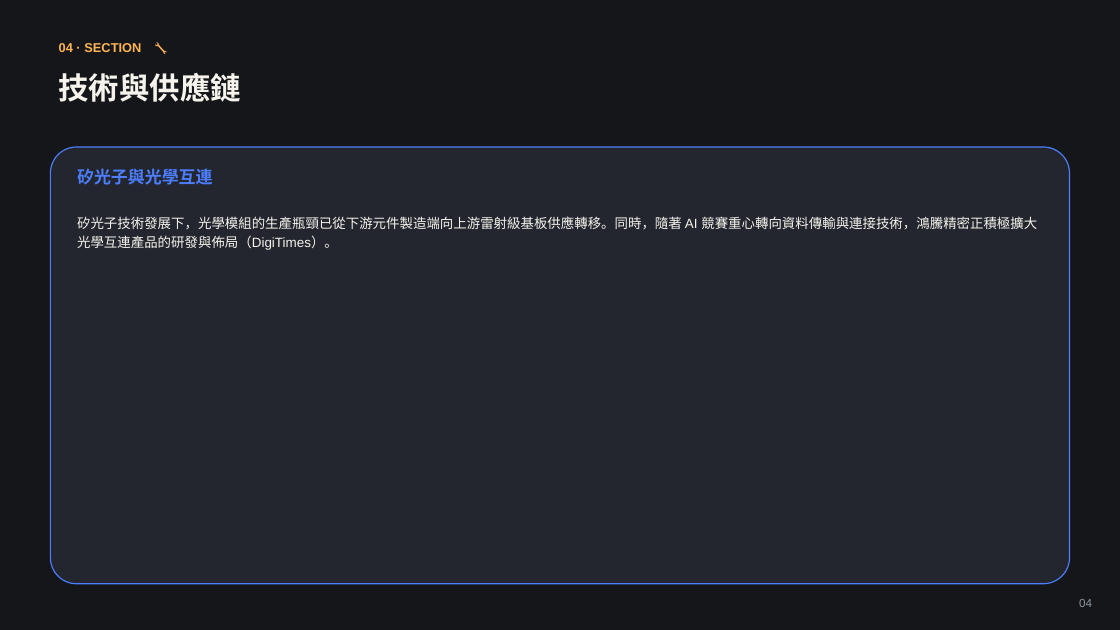
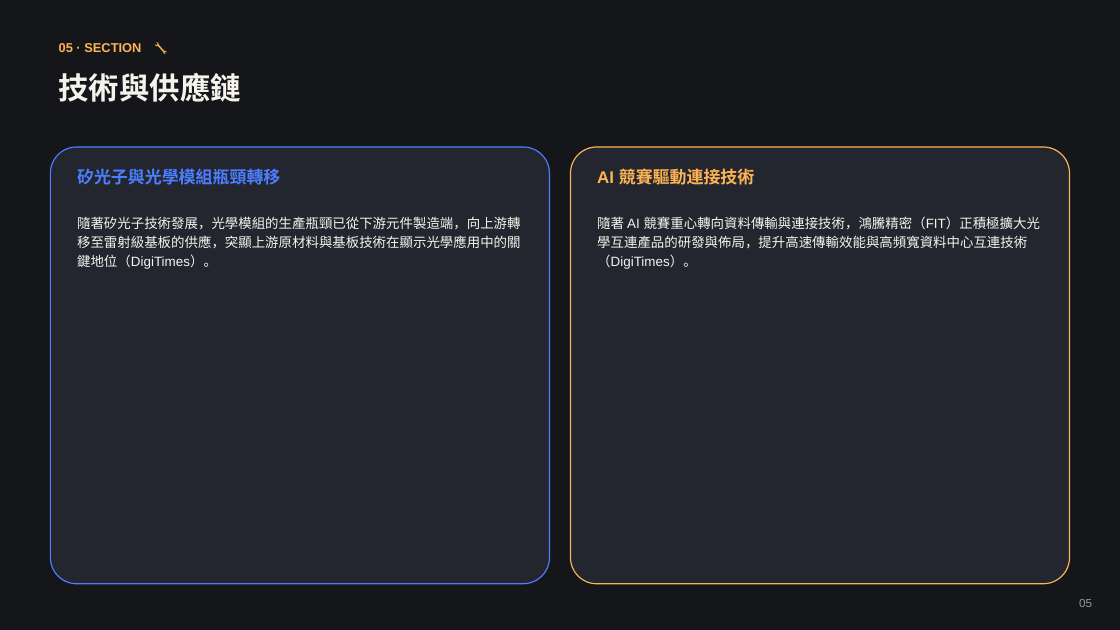
Before and after one commit to coffee30233-gif/Project-Insight, a slide deck: slide 5 of data/reports/2026-W38.pptx (slide 4 before the commit). Drawn at 1120x630 pixels with LibreOffice and Linux fonts; fonts in the diff are those of the drawing. Boxes give left, top, right and bottom in pixels: in the first picture for what was removed or moved away, otherwise in the second. Text is boxed around its words. In the diff, an @@ line names an element or a change of style, - is before the commit and + after.

```diff
--- a/data/reports/2026-W38.pptx
+++ b/data/reports/2026-W38.pptx
@@ text at (x1=59, y1=43, x2=141, y2=52): text changed @@
-04 · SECTION 🔧
+05 · SECTION 🔧
@@ rounded rectangle resized from (x1=50, y1=147, x2=1070, y2=584) to (x1=50, y1=147, x2=549, y2=584) @@
@@ rounded rectangle added at (x1=571, y1=147, x2=1070, y2=584), fill #23262F, outline #FFB454 1 pt @@
@@ text at (x1=77, y1=168, x2=280, y2=185): text changed @@
-矽光子與光學互連
+矽光子與光學模組瓶頸轉移
@@ text added at (x1=597, y1=168, x2=754, y2=185), 14.5 pt, text #FFB454, bold @@
+AI 競賽驅動連接技術
@@ text at (x1=77, y1=216, x2=520, y2=269): text changed @@
-矽光子技術發展下，光學模組的生產瓶頸已從下游元件製造端向上游雷射級基板供應轉移。同時，隨著 AI 競賽重心轉向資料傳輸與連接技術，鴻騰精密正積極擴大光學互連產品的研發與佈局（DigiTimes）。
+隨著矽光子技術發展，光學模組的生產瓶頸已從下游元件製造端，向上游轉移至雷射級基板的供應，突顯上游原材料與基板技術在顯示光學應用中的關鍵地位（DigiTimes）。
@@ text added at (x1=597, y1=216, x2=1040, y2=269), 11.5 pt, text #F5F3EC @@
+隨著 AI 競賽重心轉向資料傳輸與連接技術，鴻騰精密（FIT）正積極擴大光學互連產品的研發與佈局，提升高速傳輸效能與高頻寬資料中心互連技術（DigiTimes）。
@@ text at (x1=1079, y1=599, x2=1092, y2=607): text changed @@
-04
+05
```
Also in this commit, not shown: 4 other slides changed, 1 slide added, 6 other files.
